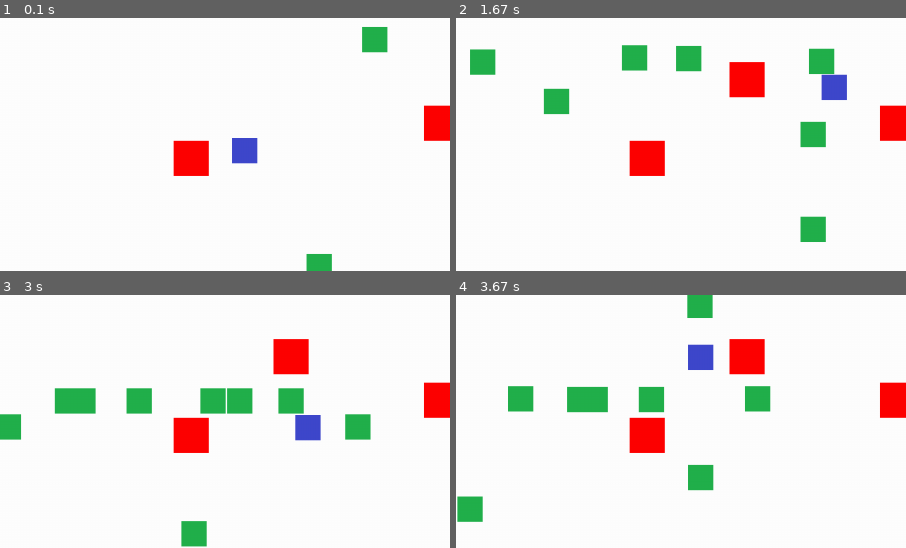
Above: before the commit, frames 1-4 (two rows, left to right).
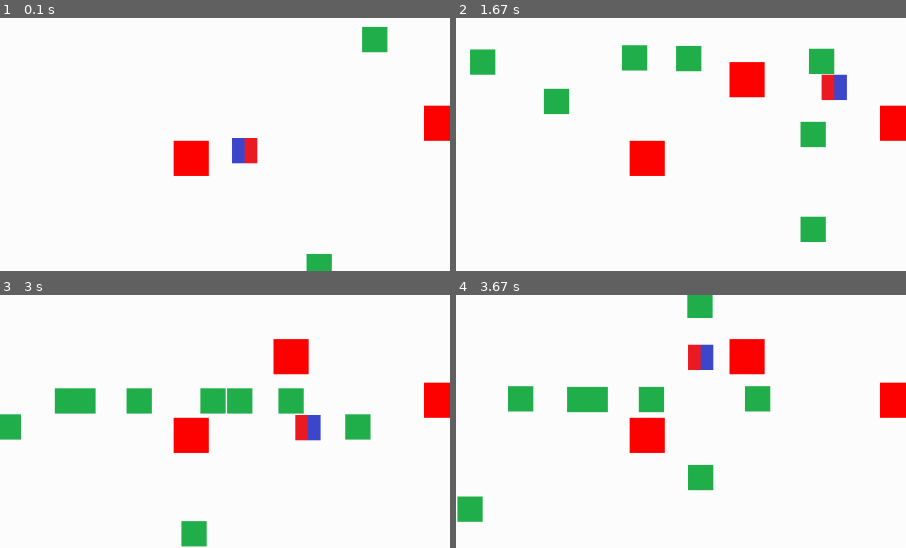
Above: after the commit, the same moments.

Repository: Srat00/PyGameProject
Game: pygame game, started from pyGameSurvival.py
Same seed, same stepped clock (60 frames per second), same inputs: the game is played once before the commit and once after it.
Inputs (mouse positions are % of the whole screen's width and height, from its top left):
- Up to frame 1 (0.1 s): no input
- Up to frame 2 (1.67 s): hold Right 0.33-0.8 s; move the mouse to (46, 54) at 0.37 s; click (82, 47) at 0.88 s; hold Up 1.17-1.47 s; hold Right from 1.5 s (still down)
- Up to frame 3 (3 s): release Right at 1.97 s; hold Left 2-2.53 s; hold Down 2.57-2.87 s; hold Left from 2.9 s (still down)
- Up to frame 4 (3.67 s): release Left at 3.3 s; hold Up from 3.33 s (still down)
The pictures show only the part of the screen within x 24-74%, y 26-76%; the shares and areas given below are measured in that part.

The runs differ from the first frame. In frame 1, 0.3% of the frame differs, in the area x 54-58%, y 47-58%; in frame 2, 0.3%; in frame 3, 0.3%; in frame 4, 0.3%.

Commit message:
플레이어 회전 처리 부분

Diff:
--- a/pyGameSurvival.py
+++ b/pyGameSurvival.py
@@ -69,10 +69,15 @@
         self.rect = self.image.get_rect()
         self.rect.center = self.center
 
+        # 이미지 회전용 이미지 생성
+        self.image1 = self.image
+        self.image2 = pygame.transform.rotate(self.image, 180).convert_alpha()
+
     # 이미지 회전
-    def rotate(self, angle):
-        # 이미지 회전, 회전한 이미지를 self.image에 오버라이드함.
-        self.image = pygame.transform.rotate(self.image, self.angle).convert_alpha()
+    def rotate1(self):
+        self.image = self.image1
+    def rotate2(self):
+        self.image = self.image2
 
     # 이미지 그리기
     def draw(self):
@@ -226,6 +231,13 @@
         player.move_down()
     if keys[pygame.K_w] or keys[pygame.K_UP]:
         player.move_up()
+
+    #플레이어 회전 처리
+    mouseX, mouseY = pygame.mouse.get_pos()
+    if(mouseX < player.x + 20):
+        player.rotate1()
+    else:
+        player.rotate2()
 
     # 종합 좀비 이벤트 처리
     for i in range(zombie_amount):
Binary file changed: image/player.png
